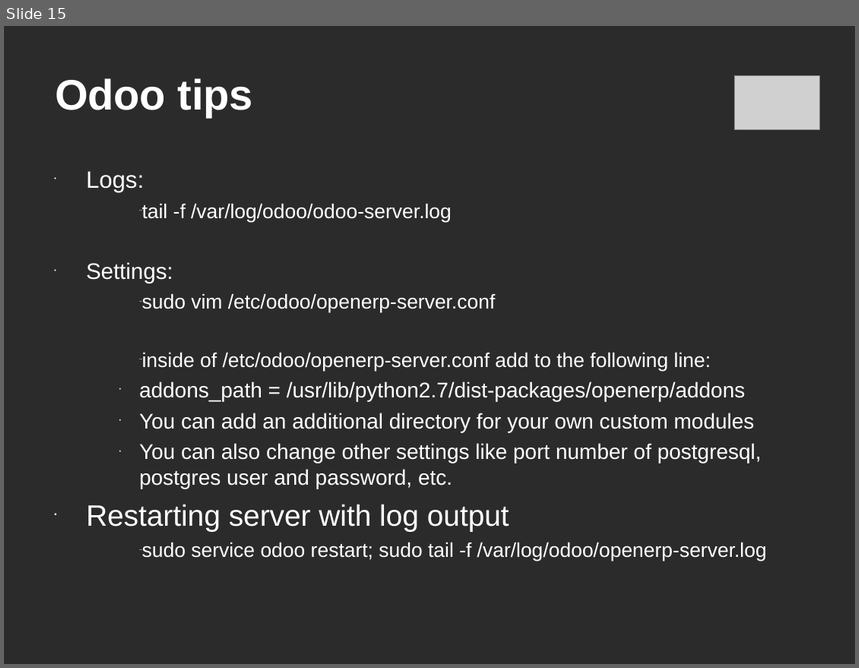
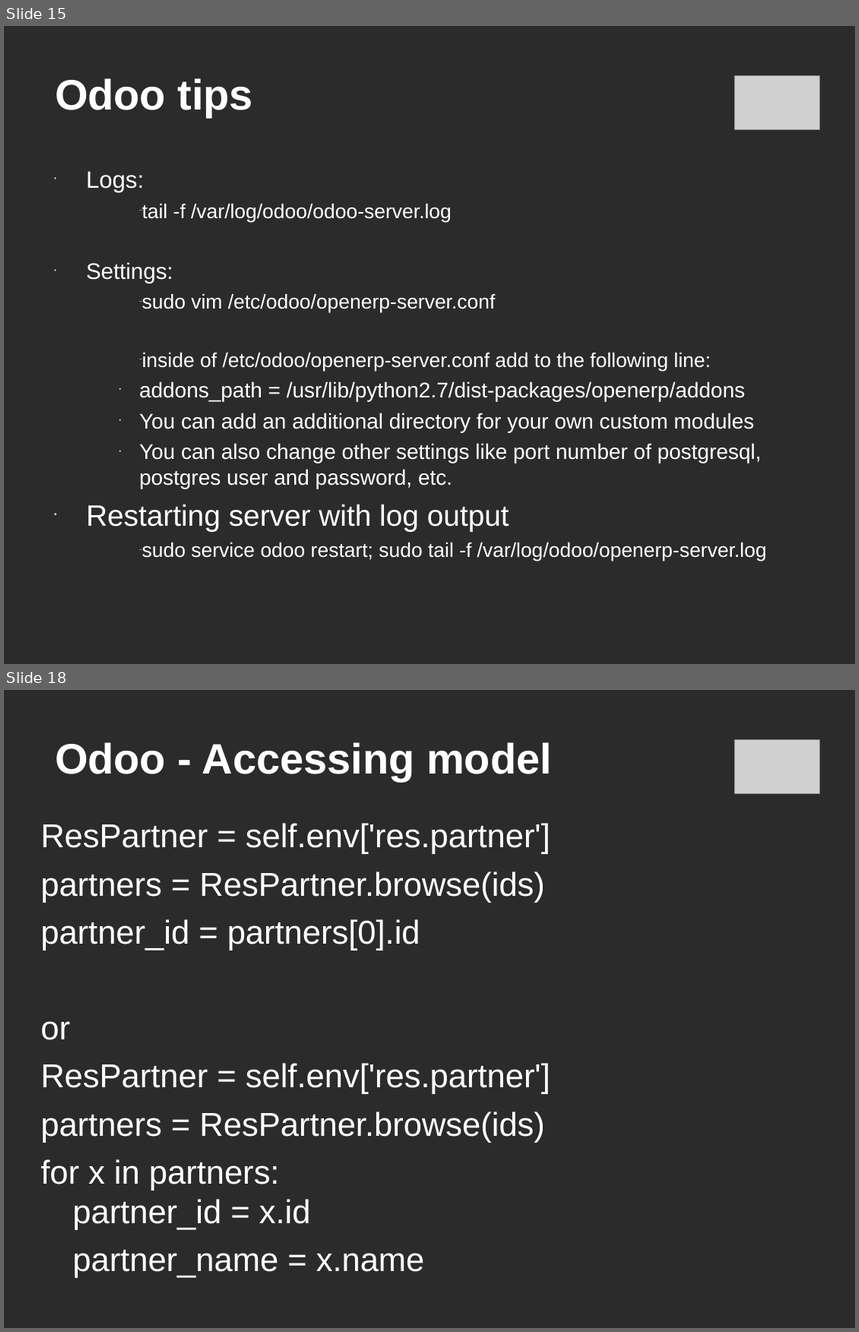
Before and after one commit to c-goosen/ctpug_11_july, a slide deck: Presentation/ctpug-odoo-11_july.ppt. Shown one above the other, each under a label of ours: slide 15 before the commit, slides 15 and 18 after it; the slides between them are not shown. The pictures are 859x668 and 859x1332 pixels, drawn with LibreOffice and Linux fonts; fonts in the diff are those of the drawing; grey boxes stand for pictures; background and template pictures are left out; a plain dark background stands for a picture behind light text. Boxes give left, top, right and bottom in pixels: in the first picture for what was removed or moved away, otherwise in the second. Text is boxed around its words. In the diff, an @@ line names an element or a change of style, - is before the commit and + after.

```diff
--- a/Presentation/ctpug-odoo-11_july.ppt
+++ b/Presentation/ctpug-odoo-11_july.ppt
@@ slide 18 added at <box>4,690,855,1328</box>, background picture (left out) @@
@@ title added at <box>55,742,552,781</box>, 36 pt, text #FFFFFF, bold @@
+Odoo - Accessing model
@@ picture added at <box>734,739,819,794</box> @@
@@ text added at <box>40,823,550,1278</box>, 28 pt, text #FFFFFF @@
+ResPartner = self.env['res.partner']
+partners = ResPartner.browse(ids)
+partner_id = partners[0].id
+or
+ResPartner = self.env['res.partner']
+partners = ResPartner.browse(ids)
+for x in partners:
+partner_id = x.id
+partner_name = x.name
```
Also in this commit, not shown: 2 slides changed, 4 other slides added.
